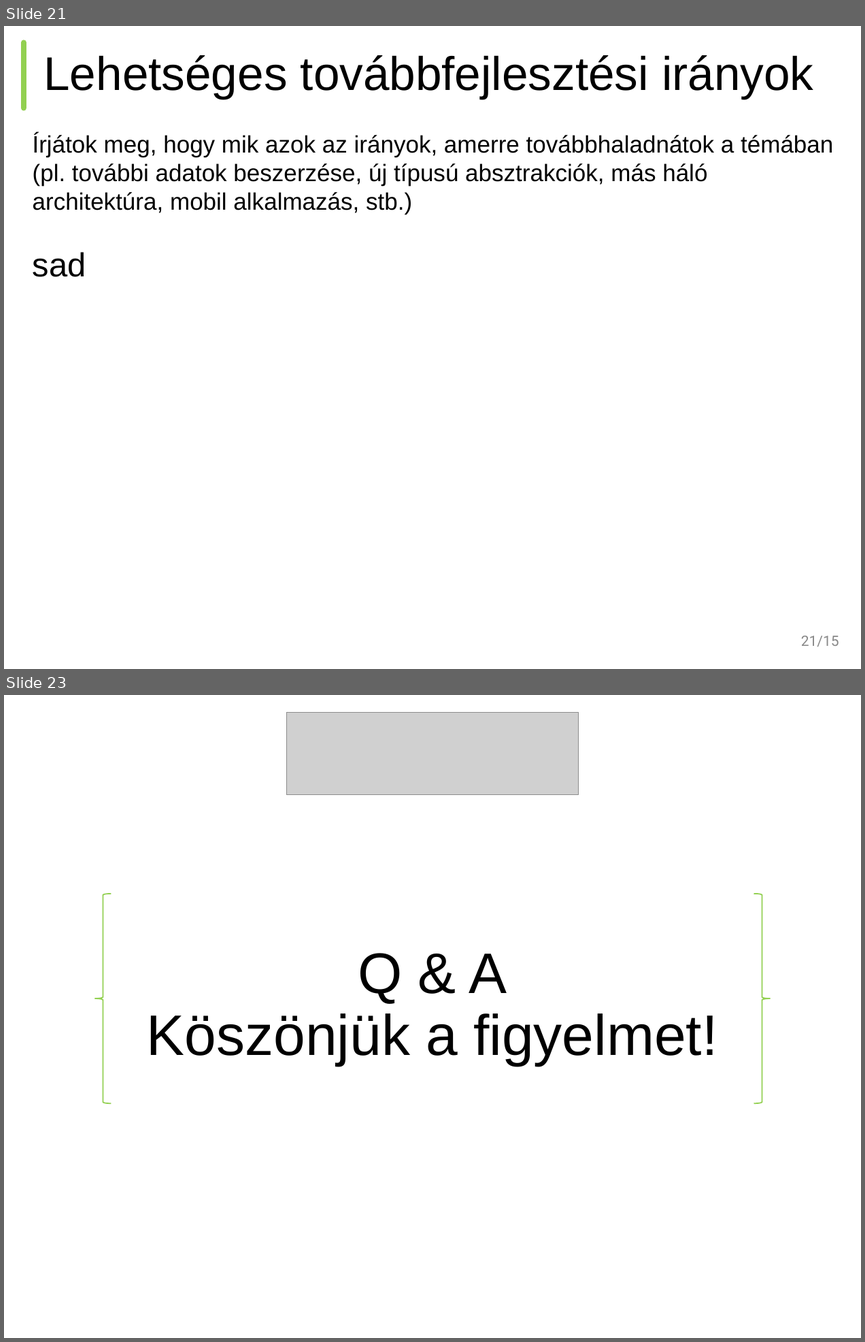
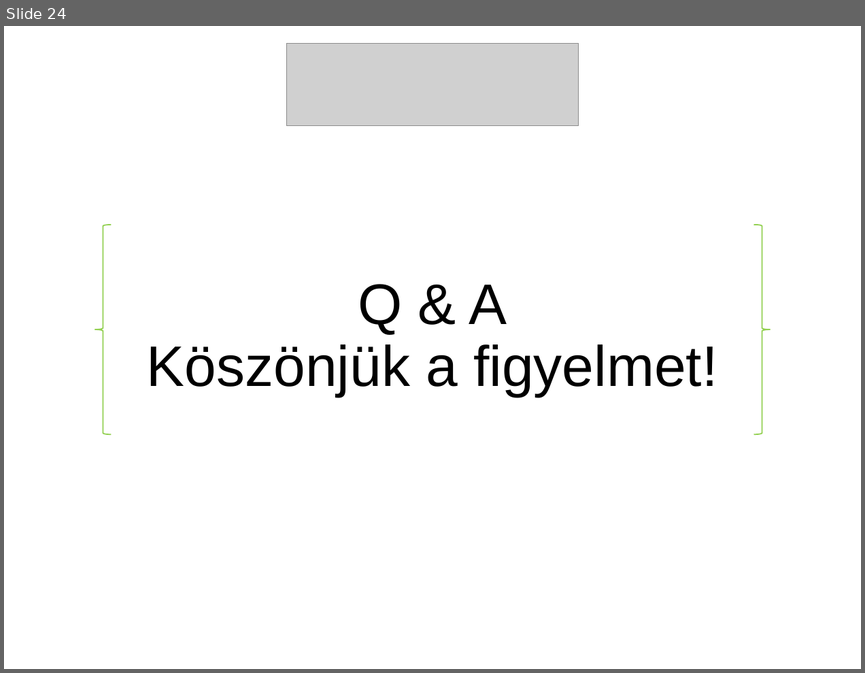
Before and after one commit to BME-SmartLab-Education/vitmav45-2016-train-validate-test-repeat, a slide deck: train-validate-test-repeat-vitmav45-nagy-hazi-beszamolo.pptx.pptx. Shown one above the other, each under a label of ours: slides 21 and 23 before the commit, slide 24 after it; the slides between them are not shown. The pictures are 865x1342 and 865x673 pixels, drawn with LibreOffice and Linux fonts; fonts in the diff are those of the drawing; grey boxes stand for pictures. Boxes give left, top, right and bottom in pixels: in the first picture for what was removed or moved away, otherwise in the second. Text is boxed around its words. In the diff, an @@ line names an element or a change of style, - is before the commit and + after.

```diff
--- a/train-validate-test-repeat-vitmav45-nagy-hazi-beszamolo.pptx.pptx
+++ b/train-validate-test-repeat-vitmav45-nagy-hazi-beszamolo.pptx.pptx
@@ slide 21 removed at <box>4,26,861,669</box>, background #FFFFFF @@
@@ line removed from (24, 42) to (24, 108) @@
@@ title removed at <box>44,55,813,99</box> @@
-Lehetséges továbbfejlesztési irányok
@@ text removed at <box>33,133,833,277</box> @@
-Írjátok meg, hogy mik azok az irányok, amerre továbbhaladnátok a témában (pl. további adatok beszerzése, új típusú absztrakciók, más háló architektúra, mobil alkalmazás, stb.)
-sad
@@ page number removed at <box>801,635,839,646</box> @@
-21/15
@@ what was slide 23 is now slide 24 @@
```
Also in this commit, not shown: 16 slides changed, 5 slides added, 3 other slides removed.
